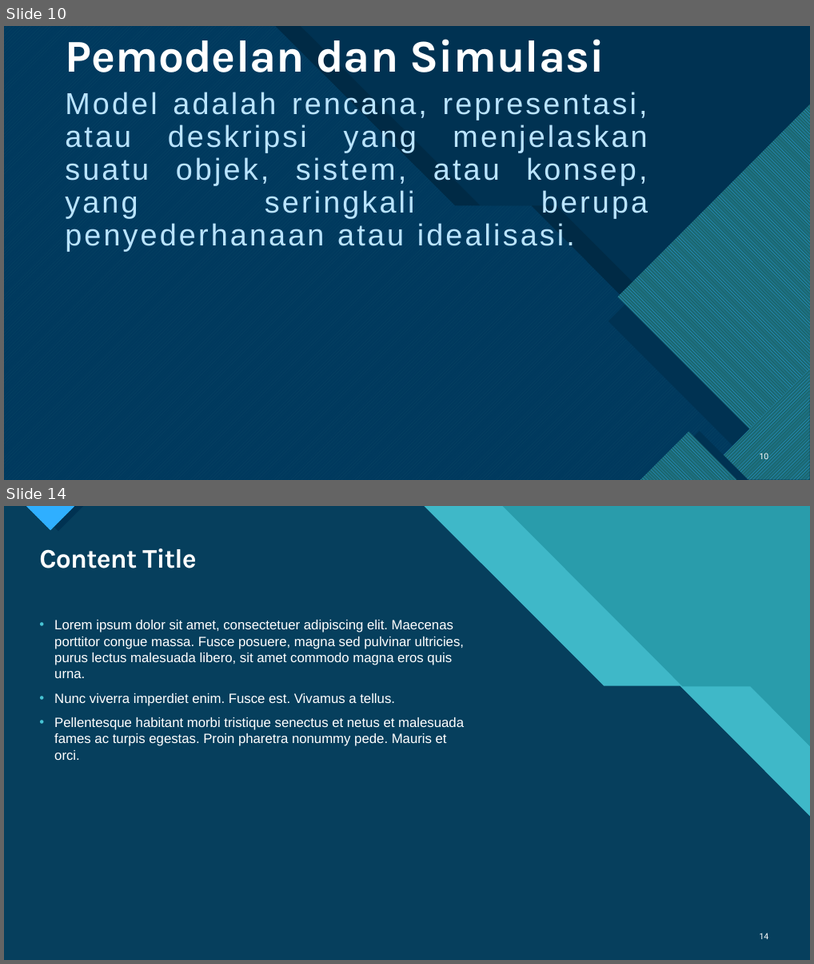
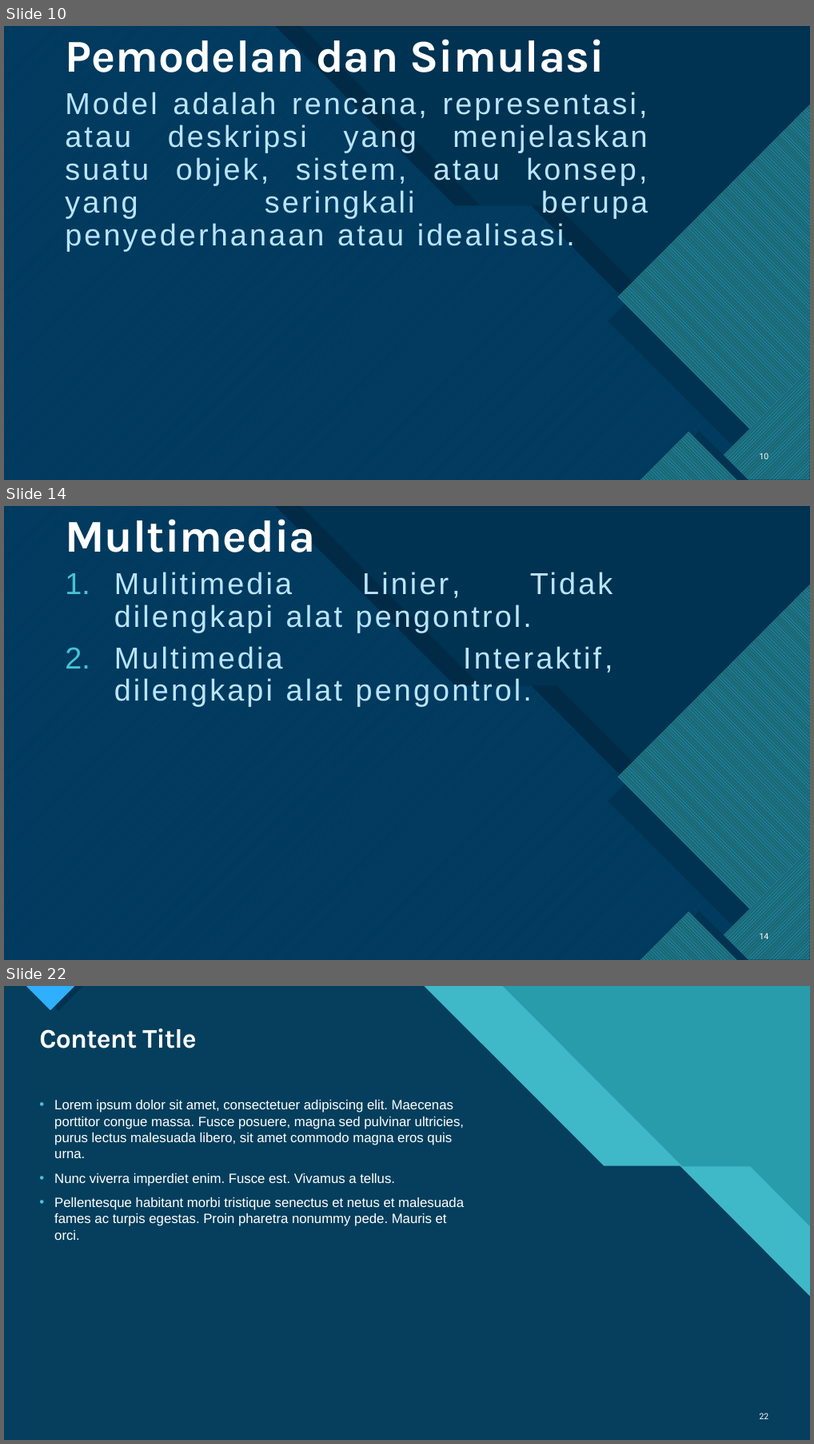
Before and after one commit to AggiaBintangRH/Skripsi, a slide deck: GAME SIMULASI KERJA PRAKTEK MAHASISWA FAKULTAS TEKNOLOGI INFORMASI.pptx. Shown one above the other, each under a label of ours: slides 10 and 14 before the commit, slides 10, 14 and 22 after it; the slides between them are not shown. The pictures are 814x964 and 814x1444 pixels, drawn with LibreOffice and Linux fonts; fonts in the diff are those of the drawing. Boxes give left, top, right and bottom in pixels: in the first picture for what was removed or moved away, otherwise in the second. Text is boxed around its words. In the diff, an @@ line names an element or a change of style, - is before the commit and + after.

```diff
--- a/GAME SIMULASI KERJA PRAKTEK MAHASISWA FAKULTAS TEKNOLOGI INFORMASI.pptx
+++ b/GAME SIMULASI KERJA PRAKTEK MAHASISWA FAKULTAS TEKNOLOGI INFORMASI.pptx
@@ slide 14 added at box(4, 506, 810, 960), background #FFFFFF; not listed: 19 template elements that a slide beside it also shows @@
@@ title added at box(65, 519, 316, 552), 54 pt, text #FFFFFF, bold @@
+Multimedia
@@ text added at box(114, 572, 613, 707), 36 pt, text #BAE4FF @@
+1. Mulitimedia Linier, Tidak dilengkapi alat pengontrol.
+2. Multimedia Interaktif, dilengkapi alat pengontrol.
@@ page number added at box(760, 931, 770, 941), 10 pt, text #FFFFFF @@
+14
@@ what was slide 14 is now slide 22 @@
@@ page number at box(760, 1412, 770, 1419): text changed @@
-14
+22
```
Also in this commit, not shown: 1 slide changed, 9 other slides added, 2 slides removed.
